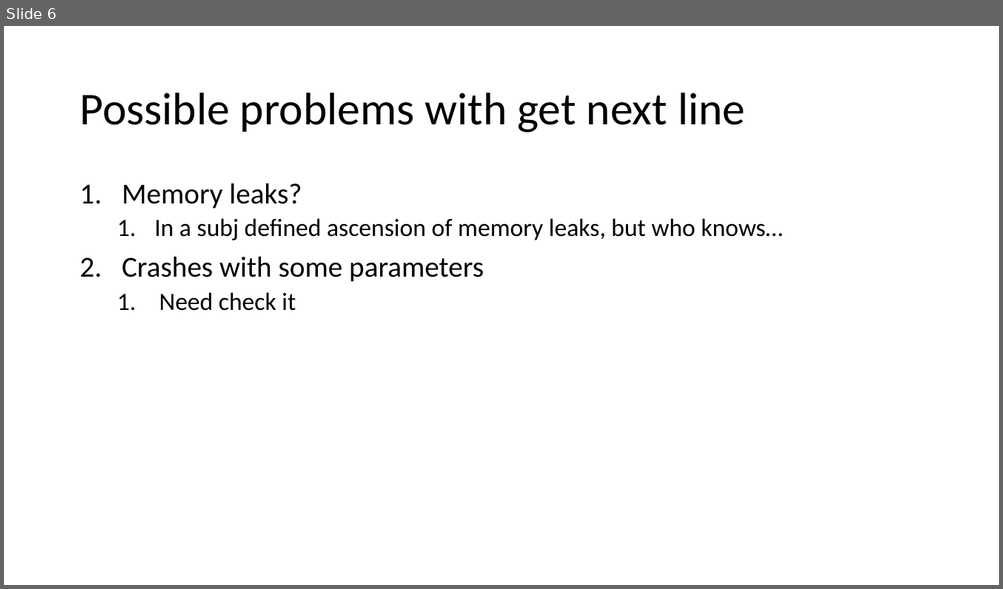
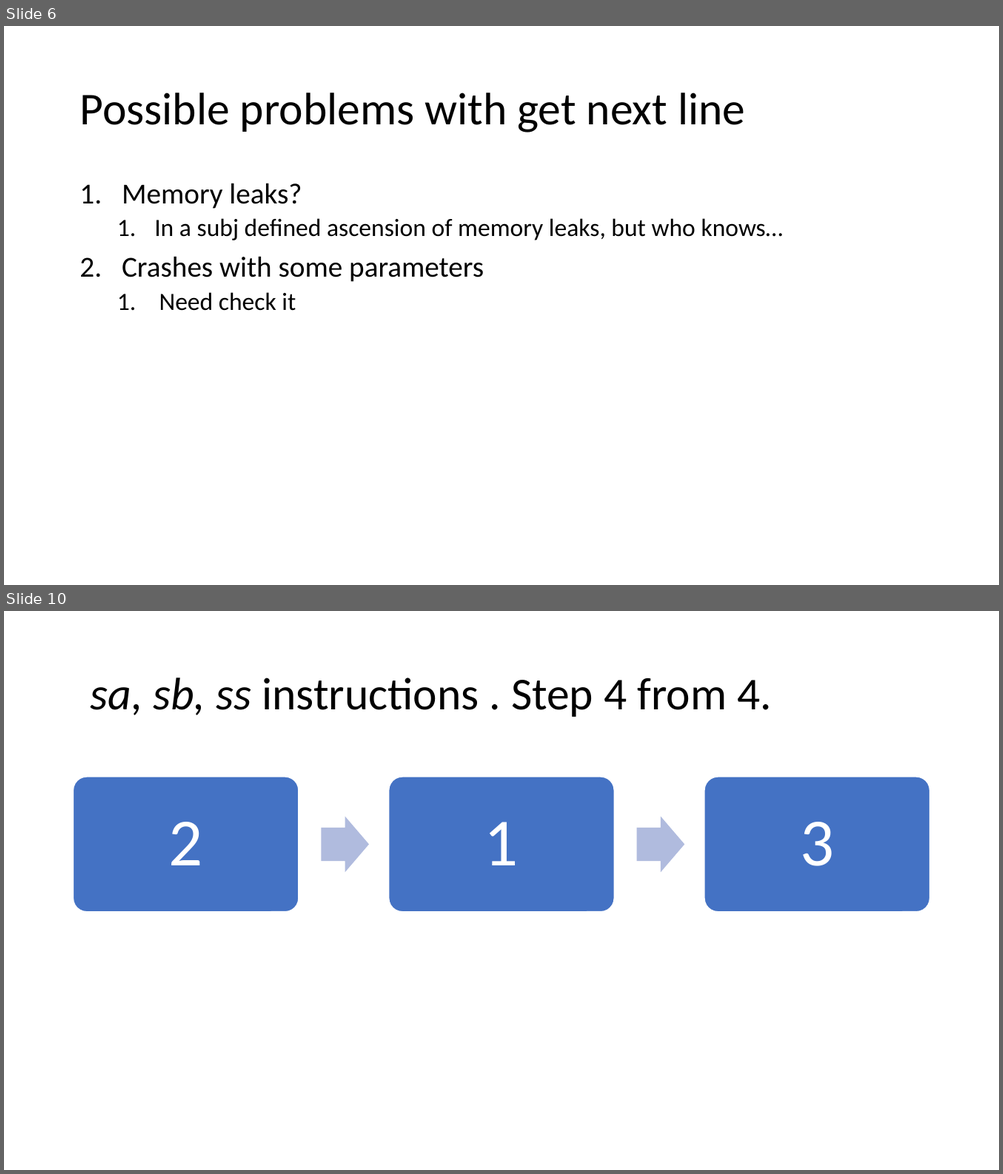
Before and after one commit to orsk-moscow/School21_push_swap, a slide deck: Push_swap.pptx. Shown one above the other, each under a label of ours: slide 6 before the commit, slides 6 and 10 after it; the slides between them are not shown. The pictures are 1003x589 and 1003x1174 pixels, drawn with LibreOffice and Linux fonts; fonts in the diff are those of the drawing. Boxes give left, top, right and bottom in pixels: in the first picture for what was removed or moved away, otherwise in the second. Text is boxed around its words. In the diff, an @@ line names an element or a change of style, - is before the commit and + after.

```diff
--- a/Push_swap.pptx
+++ b/Push_swap.pptx
@@ slide 10 added at (4,611,999,1170), background #FFFFFF @@
@@ title added at (90,678,771,717), 44 pt, text #000000 @@
+sa, sb, ss instructions . Step 4 from 4.
@@ group added at (74,777,930,911): 3 rounded rectangles, 3 texts, 2 right arrows @@
+2
+1
+3
```
Also in this commit, not shown: 14 other slides added, 5 other files.
